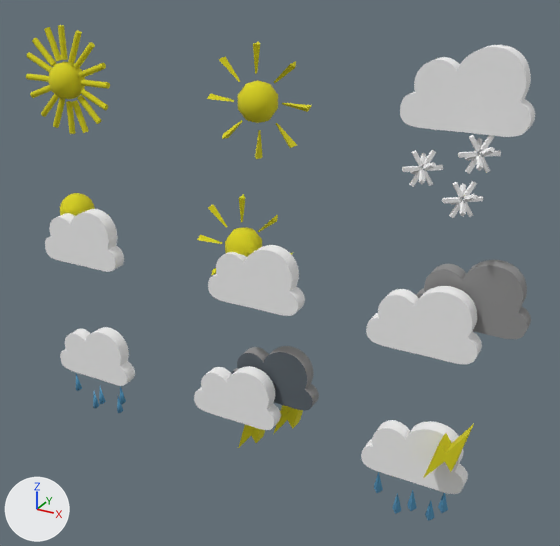
What one commit did to the glTF model cloudy.glb.
One viewpoint serves both versions: a 50 mm lens placed at (113.7, -222.7, 158.3), pointed at (36.7, -82.7, 88.3). Arrows for +X, +Y and +Z are at lower left; the lights stay in place. Where no turn or scale is listed for an object, it has been applied to the vertices.

Names of what the first picture shows: 'cloud_cloud_0', 'cloudly_cloudly_0', 'lighting_lighting_0', 'rain_lighting_rain&lighting_0', 'rain_rain_0', 'snow_snow_0', 'sun_2_sun_2.3_0', 'sun_3_sun_3_0', 'sun_cloud_sun&cloud_0', 'sun_sun.1_0'.
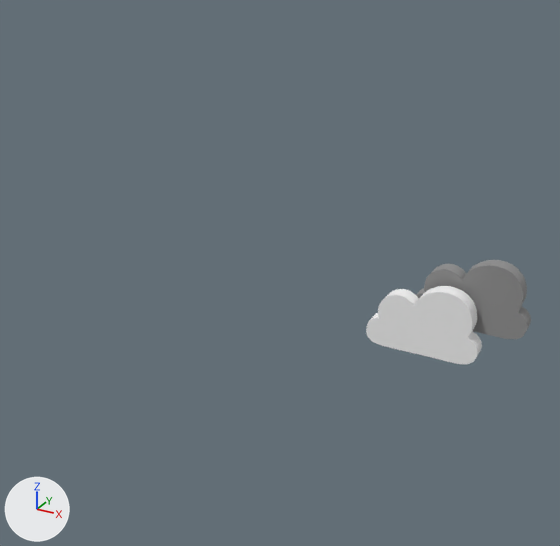
The newer file is also turned or shifted as a whole; pictures and numbers use the older file's frame.

Changed parts and their boxes [x1, y1, x2, y2] in the pictures (560 x 546 px):
'snow_snow_0', deleted: before [400, 45, 535, 218]
'lighting_lighting_0', deleted: before [194, 346, 319, 448]
'rain_lighting_rain&lighting_0', deleted: before [361, 420, 474, 521]
'sun_cloud_sun&cloud_0', deleted: before [197, 194, 305, 316]
'sun_sun.1_0', deleted (yellow): before [26, 25, 110, 134]
'cloud_cloud_0', deleted: before [45, 209, 124, 272]
'rain_rain_0', deleted: before [60, 327, 135, 413]
'sun_2_sun_2.3_0', deleted (yellow): before [207, 41, 312, 159]
'sun_3_sun_3_0', deleted (yellow): before [60, 193, 95, 216]

The change, as a diff of the scene's bpy script:
```diff
--- a/cloudy.glb.py
+++ b/cloudy.glb.py
@@ ob_cloud_cloud_0 @@
-ob_cloud_cloud_0 = bpy.data.objects.new('cloud_cloud_0', me_cloud_cloud_0)
-ob_cloud_cloud_0.location = (-15.9, -90.7, 84.2)
@@ ob_lighting_lighting_0 @@
-ob_lighting_lighting_0 = bpy.data.objects.new('lighting_lighting_0', me_lighting_lighting_0)
-ob_lighting_lighting_0.location = (30.1, -84.2, 58.6)
@@ ob_rain_rain_0 @@
-ob_rain_rain_0 = bpy.data.objects.new('rain_rain_0', me_rain_rain_0)
-ob_rain_rain_0.location = (-15.9, -88.9, 55.2)
@@ ob_rain_lighting_rain_lighting_0 @@
-ob_rain_lighting_rain_lighting_0 = bpy.data.objects.new('rain_lighting_rain&lighting_0', me_rain_lighting_rain_lighting_0)
-ob_rain_lighting_rain_lighting_0.location = (72.7, -89.1, 55.6)
@@ ob_snow_snow_0 @@
-ob_snow_snow_0 = bpy.data.objects.new('snow_snow_0', me_snow_snow_0)
-ob_snow_snow_0.location = (80.6, -91.3, 123.2)
@@ ob_sun_sun_1_0 @@
-ob_sun_sun_1_0 = bpy.data.objects.new('sun_sun.1_0', me_sun_sun_1_0)
-ob_sun_sun_1_0.location = (-18.3, -85.6, 135.3)
@@ ob_sun_2_sun_2_3_0 @@
-ob_sun_2_sun_2_3_0 = bpy.data.objects.new('sun_2_sun_2.3_0', me_sun_2_sun_2_3_0)
-ob_sun_2_sun_2_3_0.location = (33.2, -85.6, 135.3)
@@ ob_sun_3_sun_3_0 @@
-ob_sun_3_sun_3_0 = bpy.data.objects.new('sun_3_sun_3_0', me_sun_3_sun_3_0)
-ob_sun_3_sun_3_0.location = (-22.1, -82.8, 93.4)
@@ ob_sun_cloud_sun_cloud_0 @@
-ob_sun_cloud_sun_cloud_0 = bpy.data.objects.new('sun_cloud_sun&cloud_0', me_sun_cloud_sun_cloud_0)
-ob_sun_cloud_sun_cloud_0.location = (29.1, -85.6, 102.9)
```
